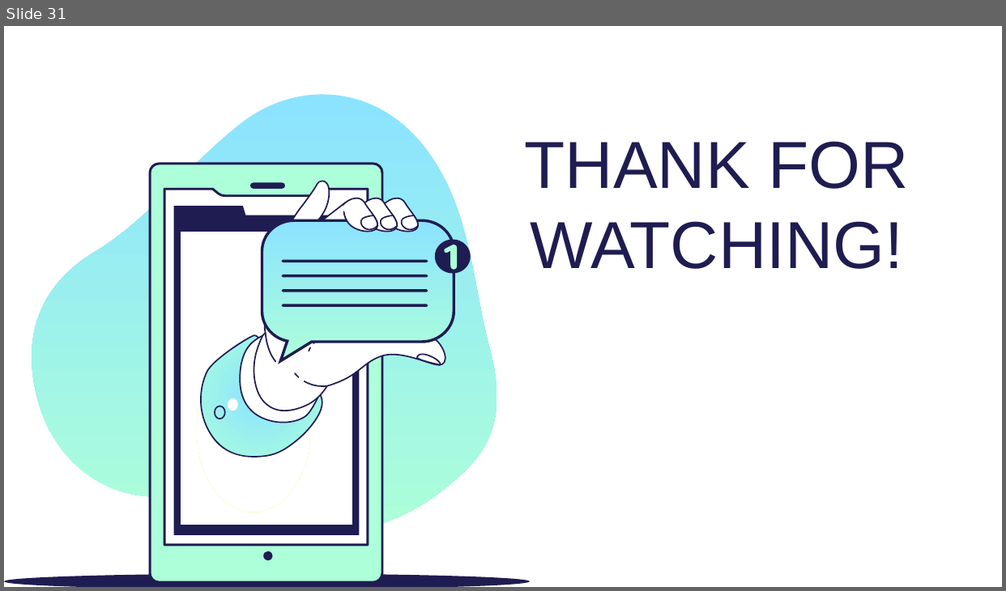
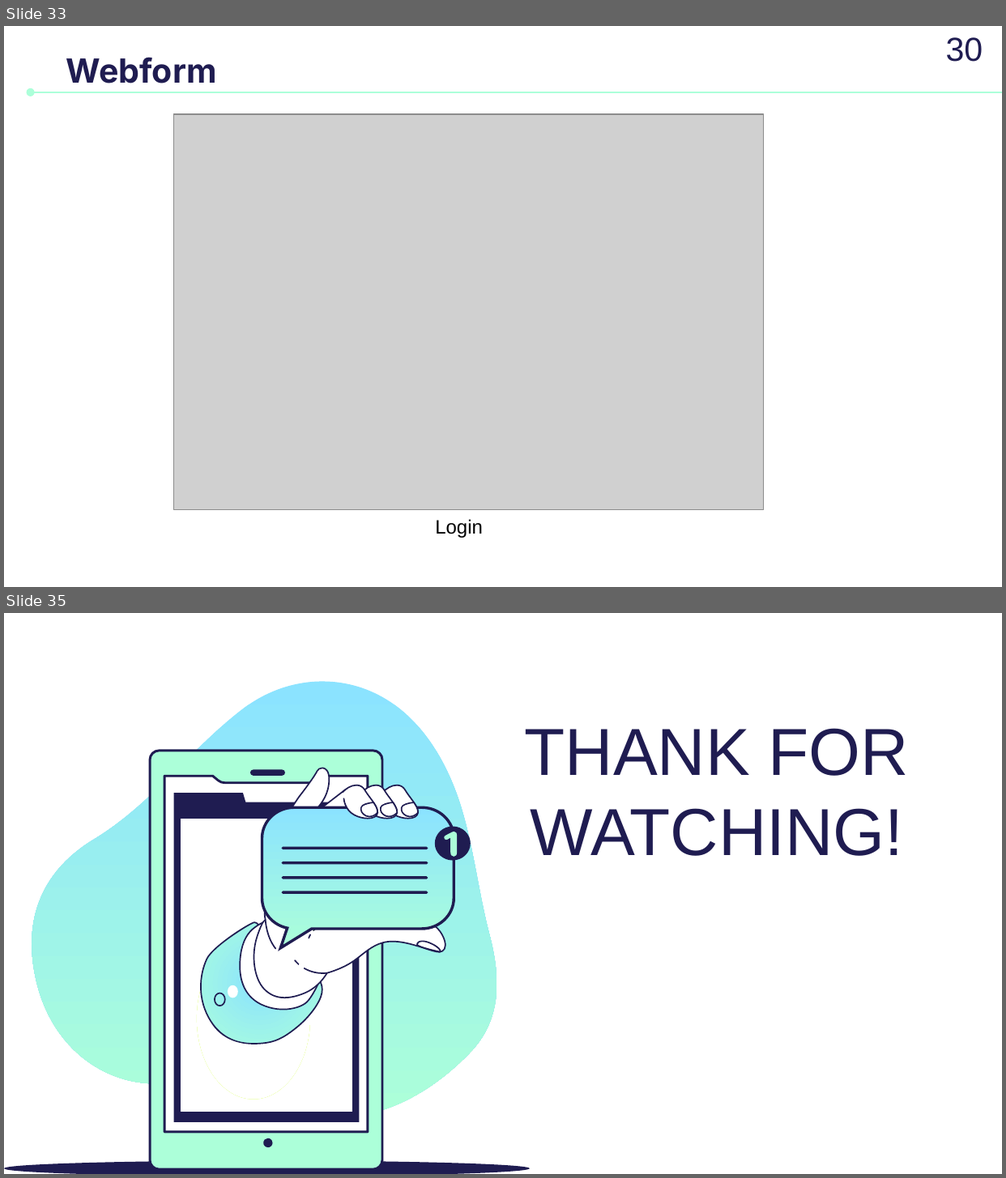
Before and after one commit to Hung21j/Final, a slide deck: G16.pptx. Shown one above the other, each under a label of ours: slide 31 before the commit, slides 33 and 35 after it; the slides between them are not shown. The pictures are 1006x591 and 1006x1178 pixels, drawn with LibreOffice and Linux fonts; fonts in the diff are those of the drawing; grey boxes stand for pictures. Boxes give left, top, right and bottom in pixels: in the first picture for what was removed or moved away, otherwise in the second. Text is boxed around its words. In the diff, an @@ line names an element or a change of style, - is before the commit and + after.

```diff
--- a/G16.pptx
+++ b/G16.pptx
@@ slide 33 added at bbox=[4, 26, 1002, 587], background #FFFFFF @@
@@ text added at bbox=[946, 37, 983, 62], 24 pt, text #1F1C51 @@
+30
@@ title added at bbox=[66, 57, 216, 84], 24 pt, text #1F1C51, bold @@
+Webform
@@ arrow added from (1002, 92) to (31, 92), #ACFFD9 1.5 pt @@
@@ picture added at bbox=[173, 113, 764, 510] @@
@@ text added at bbox=[435, 519, 483, 538], 14 pt, text #000000 @@
+Login
@@ what was slide 31 is now slide 35 @@
```
Also in this commit, not shown: 6 other slides added, 3 slides removed.
